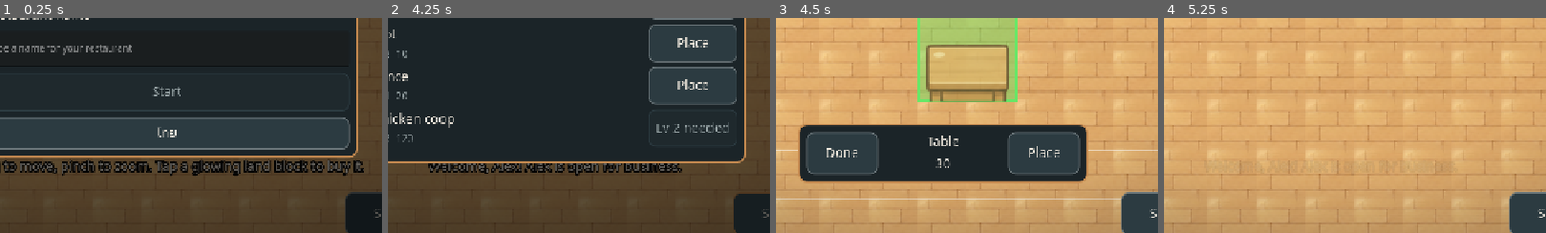
Above: before the commit, frames 1-4 (left to right).
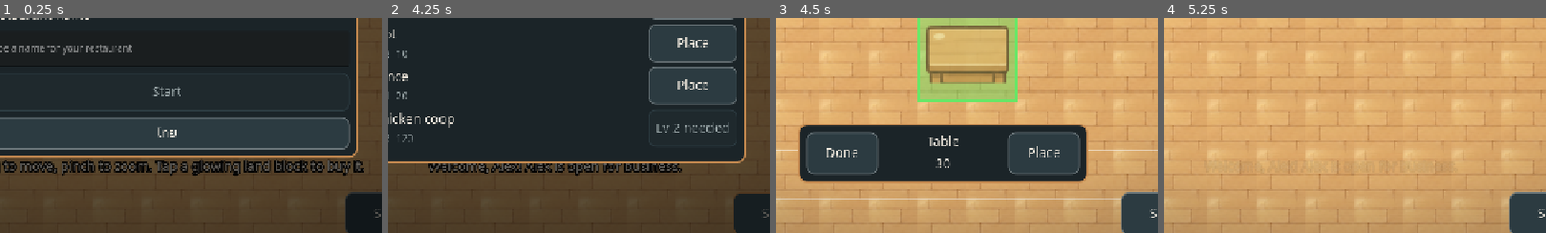
Above: after the commit, the same moments.

Repository: sakagitnat/My-game
Game: Godot game, scene res://scenes/world.tscn
The game is run twice, just before and just after one commit, with the same random seed, the same clock (stepped at 60 frames per second) and the same inputs.
Inputs (mouse positions are % of the whole screen's width and height, from its top left):
- Up to frame 1 (0.25 s): no input
- Up to frame 2 (4.25 s): click (50, 39) at 0.52 s; type "Alex" at 0.6 s; click (50, 55) at 0.75 s; type "Alex" at 0.83 s; click "Start" at 1.25 s; click "Shop" at 2 s; click "Barn 0/60" at 2.75 s; click "Shop" at 3.5 s
- Up to frame 3 (4.5 s): click "Place" at 4.25 s
- Up to frame 4 (5.25 s): click "Done" at 5 s
The pictures show only the part of the screen within x 28-78%, y 48-98%; the shares and areas given below are measured in that part.

Frames 1-2 are identical in both runs. In frame 3, 5.9% of the frame differs, in the area x 39-61%, y 3-40%; in frame 4, nothing differs.

Commit message:
Template and preview: things on the floor fill their cell and stand on its bottom edge, contact shadows, chairs tucked under tables, counters against the wall; game sprites anchor at the cell bottom
Co-Authored-By: Claude Sonnet 5.5 <noreply@anthropic.com>
Claude-Session: https://claude.ai/code/session_017R2xVMGFyizhgT3oNq3RGh

Diff:
--- a/assets/td/art_workshop/set_template_layout.json
+++ b/assets/td/art_workshop/set_template_layout.json
@@ -1,6 +1,6 @@
 {
  "sheetW": 1920,
- "sheetH": 2936,
+ "sheetH": 2968,
  "items": [
   {
    "id": "tile_floor_a",
@@ -16,7 +16,7 @@
    "flags": "tile",
    "anchor": [
     64,
-    104
+    128
    ]
   },
   {
@@ -33,7 +33,7 @@
    "flags": "tile",
    "anchor": [
     64,
-    104
+    128
    ]
   },
   {
@@ -50,7 +50,7 @@
    "flags": "tile",
    "anchor": [
     64,
-    104
+    128
    ]
   },
   {
@@ -67,7 +67,7 @@
    "flags": "tile",
    "anchor": [
     64,
-    104
+    128
    ]
   },
   {
@@ -84,7 +84,7 @@
    "flags": "flush",
    "anchor": [
     64,
-    232
+    256
    ]
   },
   {
@@ -101,7 +101,7 @@
    "flags": "flush",
    "anchor": [
     64,
-    40
+    64
    ]
   },
   {
@@ -118,7 +118,7 @@
    "flags": "",
    "anchor": [
     16,
-    232
+    256
    ]
   },
   {
@@ -237,7 +237,7 @@
    "flags": "flush",
    "anchor": [
     64,
-    104
+    128
    ]
   },
   {
@@ -254,7 +254,7 @@
    "flags": "flush",
    "anchor": [
     64,
-    104
+    128
    ]
   },
   {
@@ -271,7 +271,7 @@
    "flags": "flush",
    "anchor": [
     64,
-    104
+    128
    ]
   },
   {
@@ -288,7 +288,7 @@
    "flags": "flush",
    "anchor": [
     64,
-    104
+    128
    ]
   },
   {
@@ -305,7 +305,7 @@
    "flags": "flushr",
    "anchor": [
     64,
-    104
+    128
    ]
   },
   {
@@ -322,7 +322,7 @@
    "flags": "flushl",
    "anchor": [
     64,
-    104
+    128
    ]
   },
   {
@@ -339,7 +339,7 @@
    "flags": "",
    "anchor": [
     64,
-    232
+    256
    ]
   },
   {
@@ -356,7 +356,7 @@
    "flags": "flush",
    "anchor": [
     128,
-    104
+    128
    ]
   },
   {
@@ -373,7 +373,7 @@
    "flags": "",
    "anchor": [
     64,
-    104
+    128
    ]
   },
   {
@@ -390,7 +390,7 @@
    "flags": "",
    "anchor": [
     128,
-    104
+    128
    ]
   },
   {
@@ -398,7 +398,7 @@
    "folder": "furniture",
    "file": "rest_chair_up_01",
    "w": 128,
-   "h": 128,
+   "h": 160,
    "x": 556,
    "y": 1660,
    "category": "โซนลูกค้า",
@@ -407,7 +407,7 @@
    "flags": "",
    "anchor": [
     64,
-    104
+    160
    ]
   },
   {
@@ -415,7 +415,7 @@
    "folder": "furniture",
    "file": "rest_chair_down_01",
    "w": 128,
-   "h": 128,
+   "h": 160,
    "x": 768,
    "y": 1660,
    "category": "โซนลูกค้า",
@@ -424,7 +424,7 @@
    "flags": "",
    "anchor": [
     64,
-    104
+    160
    ]
   },
   {
@@ -432,7 +432,7 @@
    "folder": "furniture",
    "file": "rest_chair_left_01",
    "w": 128,
-   "h": 128,
+   "h": 160,
    "x": 980,
    "y": 1660,
    "category": "โซนลูกค้า",
@@ -441,7 +441,7 @@
    "flags": "",
    "anchor": [
     64,
-    104
+    160
    ]
   },
   {
@@ -449,7 +449,7 @@
    "folder": "furniture",
    "file": "rest_chair_right_01",
    "w": 128,
-   "h": 128,
+   "h": 160,
    "x": 1192,
    "y": 1660,
    "category": "โซนลูกค้า",
@@ -458,7 +458,7 @@
    "flags": "",
    "anchor": [
     64,
-    104
+    160
    ]
   },
   {
@@ -475,7 +475,7 @@
    "flags": "",
    "anchor": [
     64,
-    104
+    128
    ]
   },
   {
@@ -492,7 +492,7 @@
    "flags": "",
    "anchor": [
     128,
-    104
+    128
    ]
   },
   {
@@ -502,14 +502,14 @@
    "w": 128,
    "h": 128,
    "x": 60,
-   "y": 1874,
+   "y": 1906,
    "category": "โซนลูกค้า",
    "label": "เครื่องคิดเงิน",
    "hint": "register",
    "flags": "",
    "anchor": [
     64,
-    104
+    128
    ]
   },
   {
@@ -519,14 +519,14 @@
    "w": 128,
    "h": 256,
    "x": 272,
-   "y": 1874,
+   "y": 1906,
    "category": "โซนลูกค้า",
    "label": "ชั้นวางของ",
    "hint": "shelf",
    "flags": "",
    "anchor": [
     64,
-    232
+    256
    ]
   },
   {
@@ -534,16 +534,16 @@
    "folder": "furniture",
    "file": "rest_menu_sign_01",
    "w": 128,
-   "h": 128,
+   "h": 160,
    "x": 484,
-   "y": 1874,
+   "y": 1906,
    "category": "โซนลูกค้า",
    "label": "ป้ายเมนูตั้งพื้น",
    "hint": "sign",
    "flags": "",
    "anchor": [
     64,
-    104
+    160
    ]
   },
   {
@@ -551,16 +551,16 @@
    "folder": "deco",
    "file": "deco_plant_pot_01",
    "w": 128,
-   "h": 128,
+   "h": 192,
    "x": 60,
-   "y": 2268,
+   "y": 2300,
    "category": "ตกแต่ง",
    "label": "กระถางต้นไม้",
    "hint": "plant",
    "flags": "",
    "anchor": [
     64,
-    104
+    192
    ]
   },
   {
@@ -570,14 +570,14 @@
    "w": 256,
    "h": 256,
    "x": 244,
-   "y": 2268,
+   "y": 2300,
    "category": "ตกแต่ง",
    "label": "พรม (ภาพแบนบนพื้น)",
    "hint": "rug",
    "flags": "flat",
    "anchor": [
     128,
-    232
+    256
    ]
   },
   {
@@ -587,14 +587,14 @@
    "w": 128,
    "h": 256,
    "x": 556,
-   "y": 2268,
+   "y": 2300,
    "category": "ตกแต่ง",
    "label": "โคมไฟตั้งพื้น",
    "hint": "floorlamp",
    "flags": "",
    "anchor": [
     64,
-    232
+    256
    ]
   },
   {
@@ -604,14 +604,14 @@
    "w": 128,
    "h": 128,
    "x": 768,
-   "y": 2268,
+   "y": 2300,
    "category": "ตกแต่ง",
    "label": "ถังขยะ",
    "hint": "bin",
    "flags": "",
    "anchor": [
     64,
-    104
+    128
    ]
   },
   {
@@ -621,14 +621,14 @@
    "w": 128,
    "h": 128,
    "x": 980,
-   "y": 2268,
+   "y": 2300,
    "category": "ตกแต่ง",
    "label": "ลังไม้",
    "hint": "crate",
    "flags": "",
    "anchor": [
     64,
-    104
+    128
    ]
   },
   {
@@ -638,14 +638,14 @@
    "w": 64,
    "h": 64,
    "x": 92,
-   "y": 2662,
+   "y": 2694,
    "category": "ของเล็ก",
    "label": "จาน",
    "hint": "prop",
    "flags": "",
    "anchor": [
     32,
-    52
+    64
    ]
   },
   {
@@ -655,14 +655,14 @@
    "w": 64,
    "h": 64,
    "x": 304,
-   "y": 2662,
+   "y": 2694,
    "category": "ของเล็ก",
    "label": "ชาม",
    "hint": "prop",
    "flags": "",
    "anchor": [
     32,
-    52
+    64
    ]
   },
   {
@@ -672,14 +672,14 @@
    "w": 64,
    "h": 64,
    "x": 516,
-   "y": 2662,
+   "y": 2694,
    "category": "ของเล็ก",
    "label": "ถ้วย",
    "hint": "prop",
    "flags": "",
    "anchor": [
     32,
-    52
+    64
    ]
   },
   {
@@ -689,14 +689,14 @@
    "w": 64,
    "h": 64,
    "x": 728,
-   "y": 2662,
+   "y": 2694,
    "category": "ของเล็ก",
    "label": "หม้อ",
    "hint": "prop",
    "flags": "",
    "anchor": [
     32,
-    52
+    64
    ]
   },
   {
@@ -706,14 +706,14 @@
    "w": 64,
    "h": 64,
    "x": 940,
-   "y": 2662,
+   "y": 2694,
    "category": "ของเล็ก",
    "label": "กระทะ",
    "hint": "prop",
    "flags": "",
    "anchor": [
     32,
-    52
+    64
    ]
   },
   {
@@ -723,14 +723,14 @@
    "w": 64,
    "h": 64,
    "x": 1152,
-   "y": 2662,
+   "y": 2694,
    "category": "ของเล็ก",
    "label": "มีด",
    "hint": "prop",
    "flags": "",
    "anchor": [
     32,
-    52
+    64
    ]
   },
   {
@@ -740,14 +740,14 @@
    "w": 64,
    "h": 64,
    "x": 1364,
-   "y": 2662,
+   "y": 2694,
    "category": "ของเล็ก",
    "label": "เขียง",
    "hint": "prop",
    "flags": "",
    "anchor": [
     32,
-    52
+    64
    ]
   },
   {
@@ -757,14 +757,14 @@
    "w": 64,
    "h": 64,
    "x": 1576,
-   "y": 2662,
+   "y": 2694,
    "category": "ของเล็ก",
    "label": "แจกัน",
    "hint": "prop",
    "flags": "",
    "anchor": [
     32,
-    52
+    64
    ]
   },
   {
@@ -774,14 +774,14 @@
    "w": 64,
    "h": 64,
    "x": 92,
-   "y": 2812,
+   "y": 2844,
    "category": "ของเล็ก",
    "label": "ขวด",
    "hint": "prop",
    "flags": "",
    "anchor": [
     32,
-    52
+    64
    ]
   }
  ],
--- a/scripts/visuals/world_renderer.gd
+++ b/scripts/visuals/world_renderer.gd
@@ -175,9 +175,8 @@
 		return false
 	var s := tex.get_size() * (Iso.footprint_width(sz) / tex.get_width())
 	var foot := Iso.footprint_center(origin, sz) + Vector2(0, Iso.footprint_height(sz) * 0.5)
-	# art anchor: the base line sits 24 px (source) above the canvas bottom, so the image hangs a little below the footprint
-	var drop := 24.0 * s.x / tex.get_width()
-	draw_texture_rect(tex, Rect2(foot - Vector2(s.x * 0.5, s.y - drop), s), false, tint)
+	# art anchor: the bottom edge of the canvas is the bottom edge of the cells the thing stands on
+	draw_texture_rect(tex, Rect2(foot - Vector2(s.x * 0.5, s.y), s), false, tint)
 	return true
 
 func _object_height(sz: Vector2i) -> float:
--- a/tests/assets_check.gd
+++ b/tests/assets_check.gd
@@ -91,7 +91,7 @@
 			if want != Vector2i.ZERO:
 				if img.get_size() != want:
 					problems.append("%s: must be %dx%d, is %dx%d" % [path, want.x, want.y, img.get_width(), img.get_height()])
-			elif img.get_width() % 128 != 0 or img.get_height() % 128 != 0:
-				problems.append("%s: size must be a multiple of 128 (one cell), is %dx%d" % [path, img.get_width(), img.get_height()])
+			elif img.get_width() % 128 != 0 or img.get_height() % 32 != 0:
+				problems.append("%s: width must be whole cells (multiple of 128) and height a multiple of 32, is %dx%d" % [path, img.get_width(), img.get_height()])
 			if sub != "tiles" and img.get_used_rect().size.x < 16:
 				problems.append("%s: artwork is almost empty" % path)
Binary file changed: assets/td/art_workshop/set_template_blank.png
Binary file changed: assets/td/art_workshop/set_template_guide.png
Binary file changed: assets/td/art_workshop/set_template_guide_2x.png
Not shown, changed: assets/td/art_workshop/index.html
Not shown, changed: docs/ART_SET.md
Not shown, changed: docs/ART_TOPDOWN.md
Not shown, changed: tools/workshop/build.py
Not shown, changed: tools/workshop/items.py
Not shown, changed: tools/workshop/template.html
